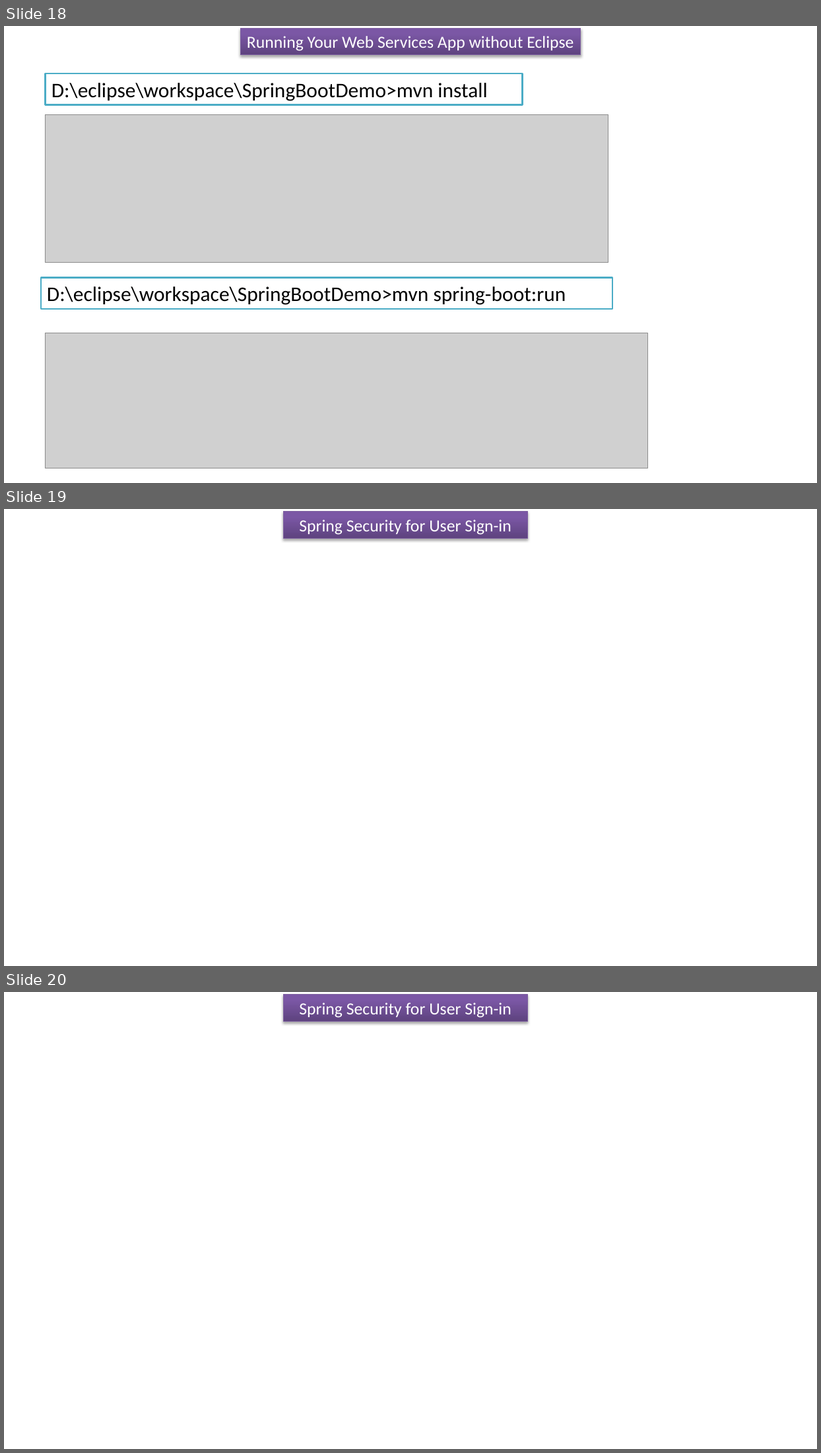
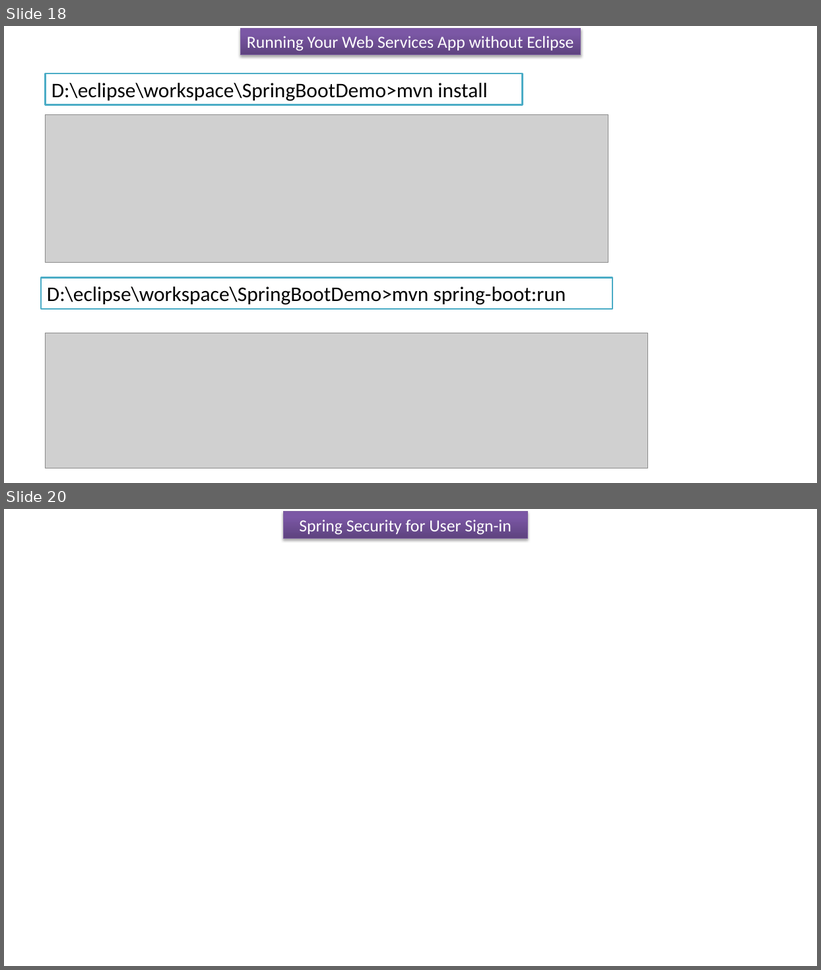
Before and after one commit to ramram43210/Java_2021, a slide deck: Java_2021/SpringBoot_Signup_Signin/User_Signin_Signup_Security.pptx. Shown one above the other, each under a label of ours: slides 18, 19 and 20 before the commit, slides 18 and 20 after it; the slides between them are not shown. The pictures are 821x1453 and 821x970 pixels, drawn with LibreOffice and Linux fonts; fonts in the diff are those of the drawing; grey boxes stand for pictures. Boxes give left, top, right and bottom in pixels: in the first picture for what was removed or moved away, otherwise in the second. Text is boxed around its words. In the diff, an @@ line names an element or a change of style, - is before the commit and + after.

```diff
--- a/Java_2021/SpringBoot_Signup_Signin/User_Signin_Signup_Security.pptx
+++ b/Java_2021/SpringBoot_Signup_Signin/User_Signin_Signup_Security.pptx
@@ slide 19 removed at box(4, 509, 817, 966), background #FFFFFF @@
@@ rectangle removed at box(283, 512, 527, 538) @@
-Spring Security for User Sign-in
```
Also in this commit, not shown: 1 slide added.
